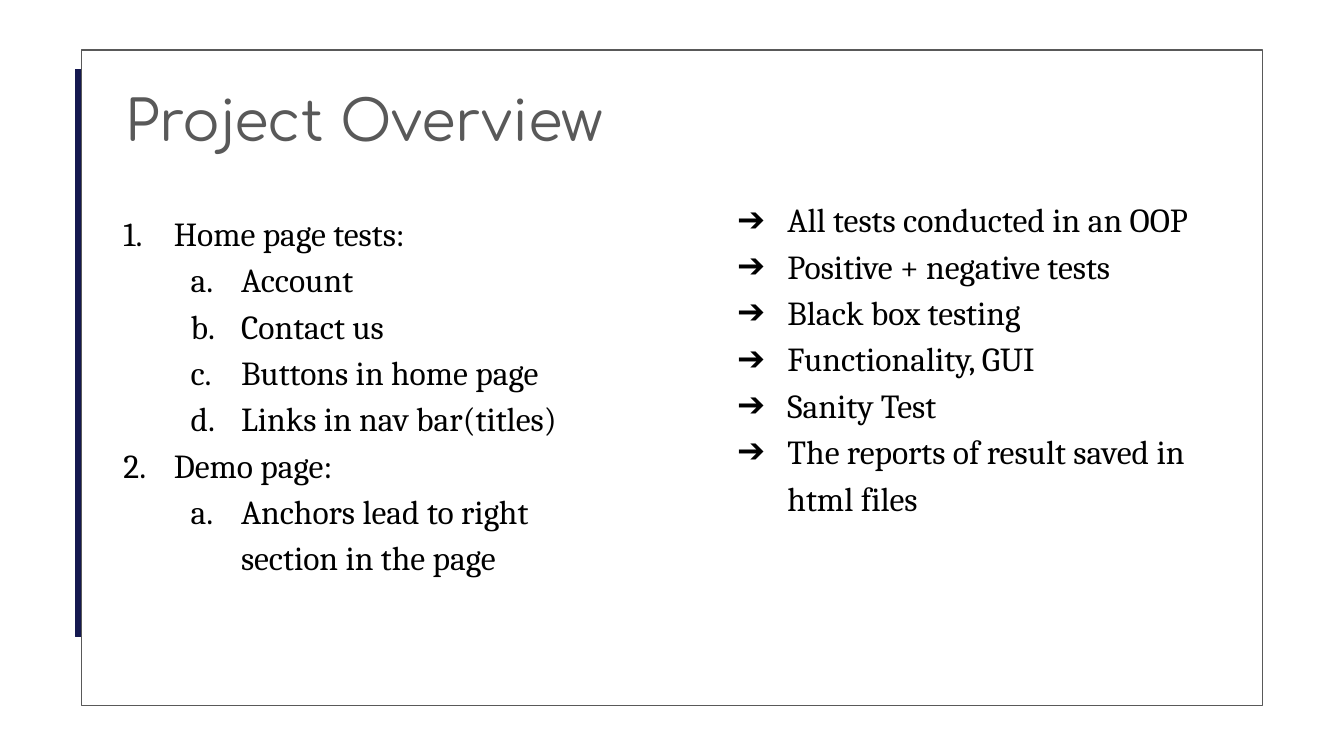
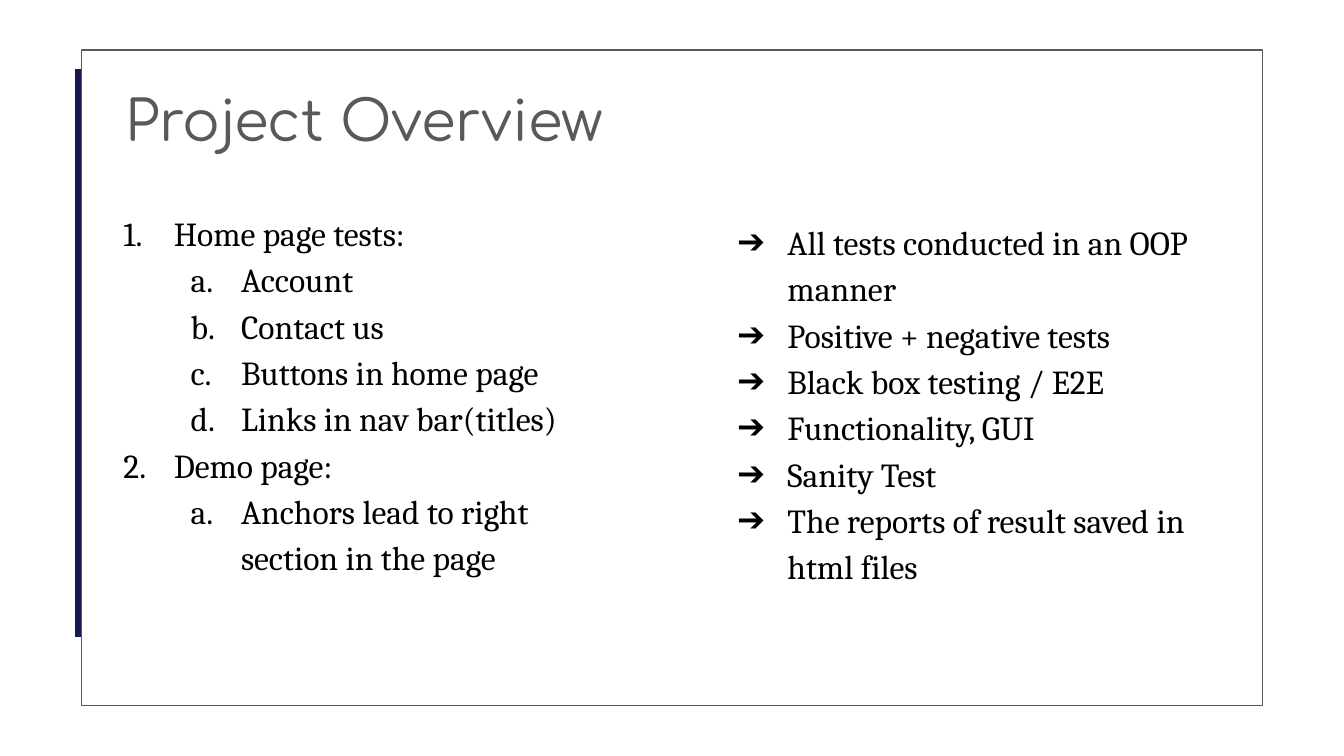
Before and after one commit to samar123419/QA_Automation_middle_project, a slide deck: slide 3 of middle presentation.pptx. Drawn at 1344x756 pixels with LibreOffice and Linux fonts; fonts in the diff are those of the drawing; background and template pictures are left out. Boxes give left, top, right and bottom in pixels: in the first picture for what was removed or moved away, otherwise in the second. Text is boxed around its words. In the diff, an @@ line names an element or a change of style, - is before the commit and + after.

Commit message:
add results slide

```diff
--- a/middle presentation.pptx
+++ b/middle presentation.pptx
@@ text "All tests conducted in an ...": place and size @@
-text "All tests conducted in an ..." at (787,208,1188,512)
+text "All tests conducted in an ..." at (787,231,1188,580)
@@ text at (787,231,1188,302): text changed @@
-➔ All tests conducted in an OOP
+➔ All tests conducted in an OOP manner
@@ text at (787,370,1104,402): text changed @@
-➔ Black box testing
+➔ Black box testing / E2E
```
Also in this commit, not shown: 5 other slides changed, 3 slides added, 1 slide removed.
